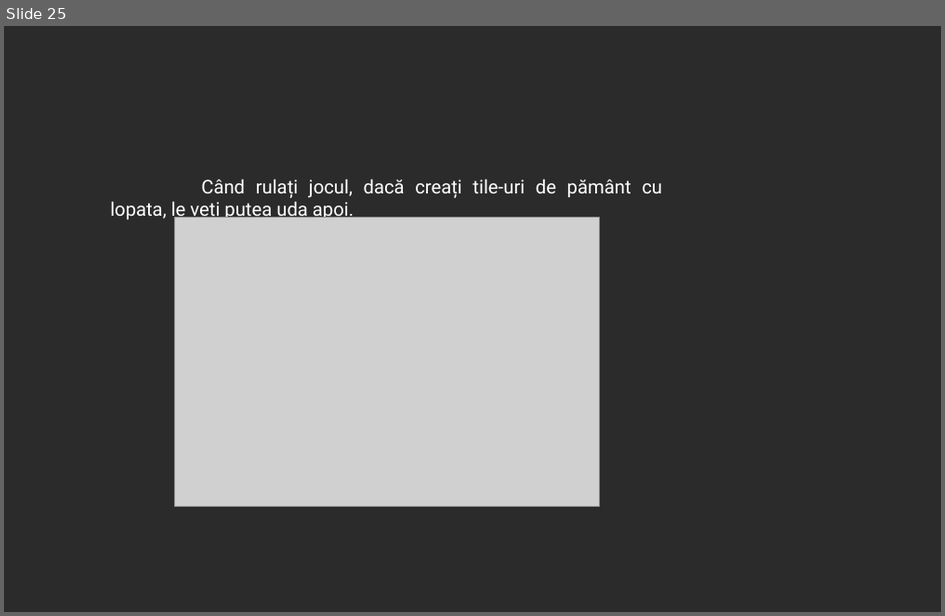
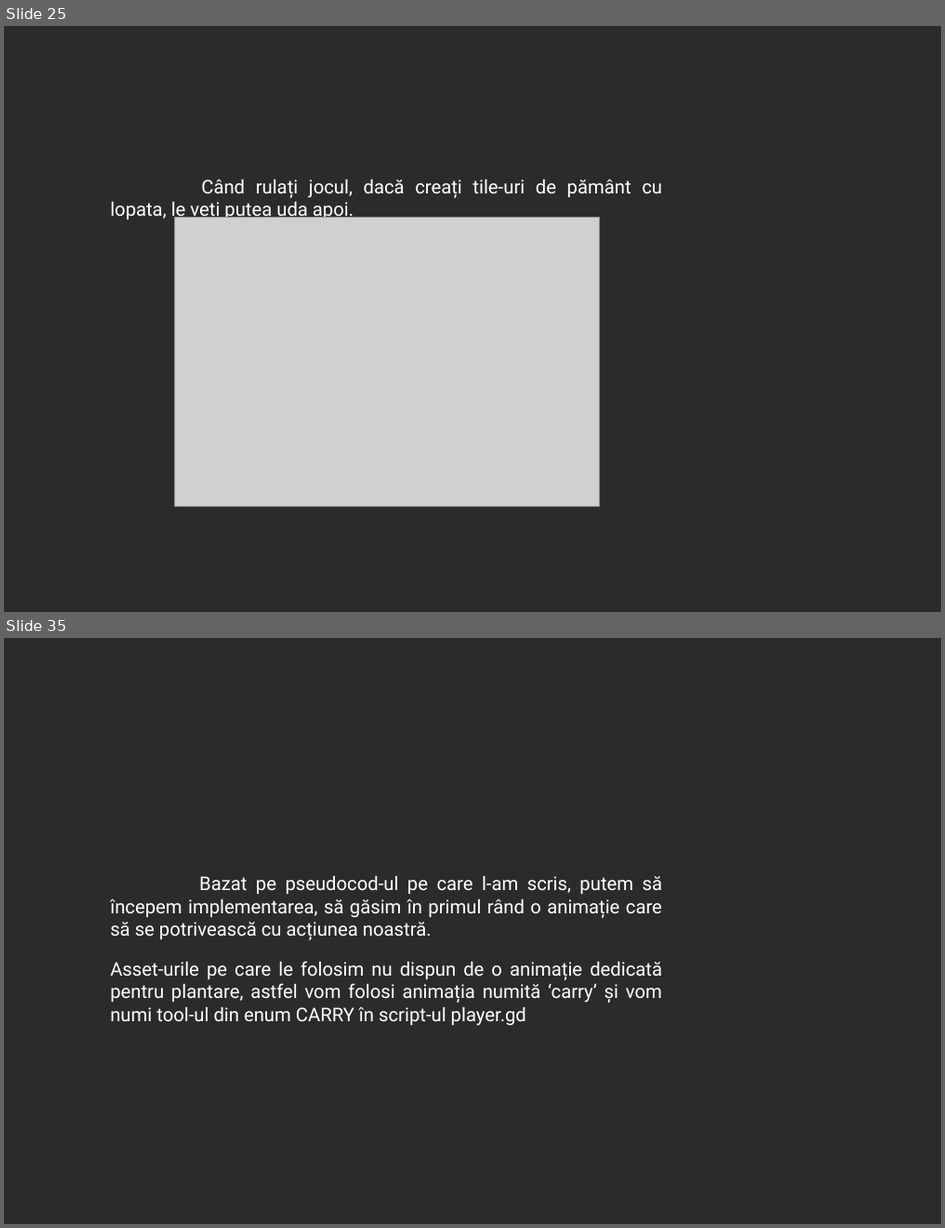
Before and after one commit to 0xspiderr/gdc-upt-presentations, a slide deck: presentation_4/presentation_4.odp. Shown one above the other, each under a label of ours: slide 25 before the commit, slides 25 and 35 after it; the slides between them are not shown. The pictures are 945x616 and 945x1228 pixels, drawn with LibreOffice and Linux fonts; fonts in the diff are those of the drawing; grey boxes stand for pictures; background and template pictures are left out; a plain dark background stands for a picture behind light text. Boxes give left, top, right and bottom in pixels: in the first picture for what was removed or moved away, otherwise in the second. Text is boxed around its words. In the diff, an @@ line names an element or a change of style, - is before the commit and + after.

```diff
--- a/presentation_4/presentation_4.odp
+++ b/presentation_4/presentation_4.odp
@@ slide 35 added at (4,638,941,1224), background picture (left out) @@
@@ text added at (110,875,662,1026), 16 pt, text #FFFFFF @@
+Bazat pe pseudocod-ul pe care l-am scris, putem să începem implementarea, să găsim în primul rând o animație care să se potrivească cu acțiunea noastră.
+Asset-urile pe care le folosim nu dispun de o animație dedicată pentru plantare, astfel vom folosi animația numită ‘carry’ și vom numi tool-ul din enum CARRY în script-ul player.gd
```
Also in this commit, not shown: 40 other slides added, 8 other files.
